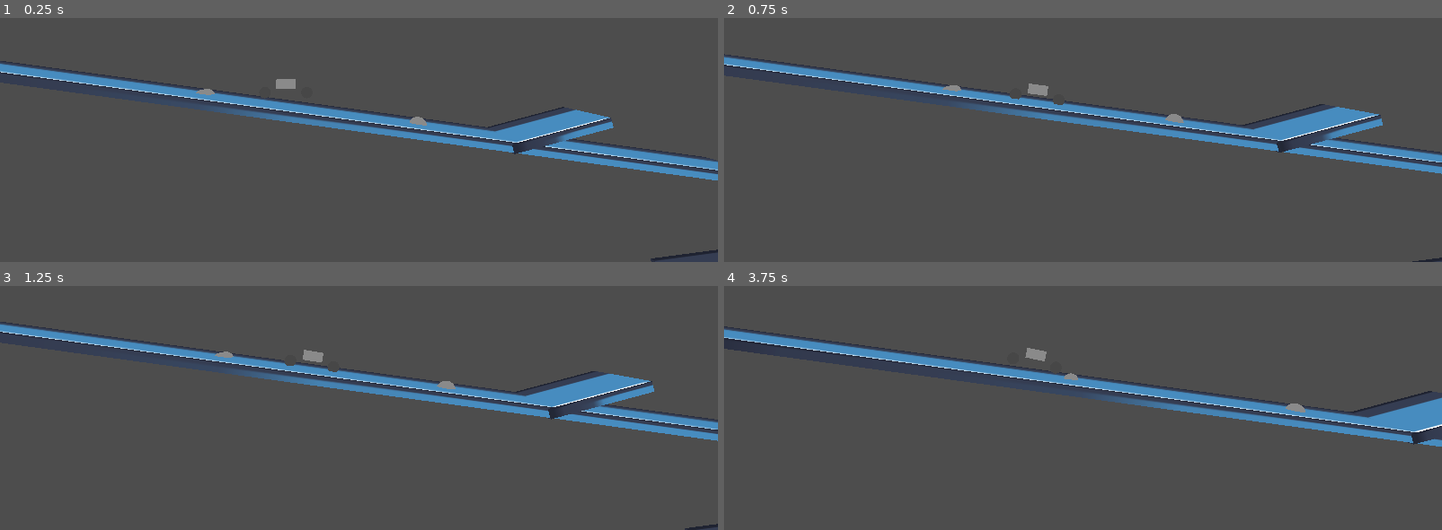
Above: before the commit, frames 1-4 (two rows, left to right).
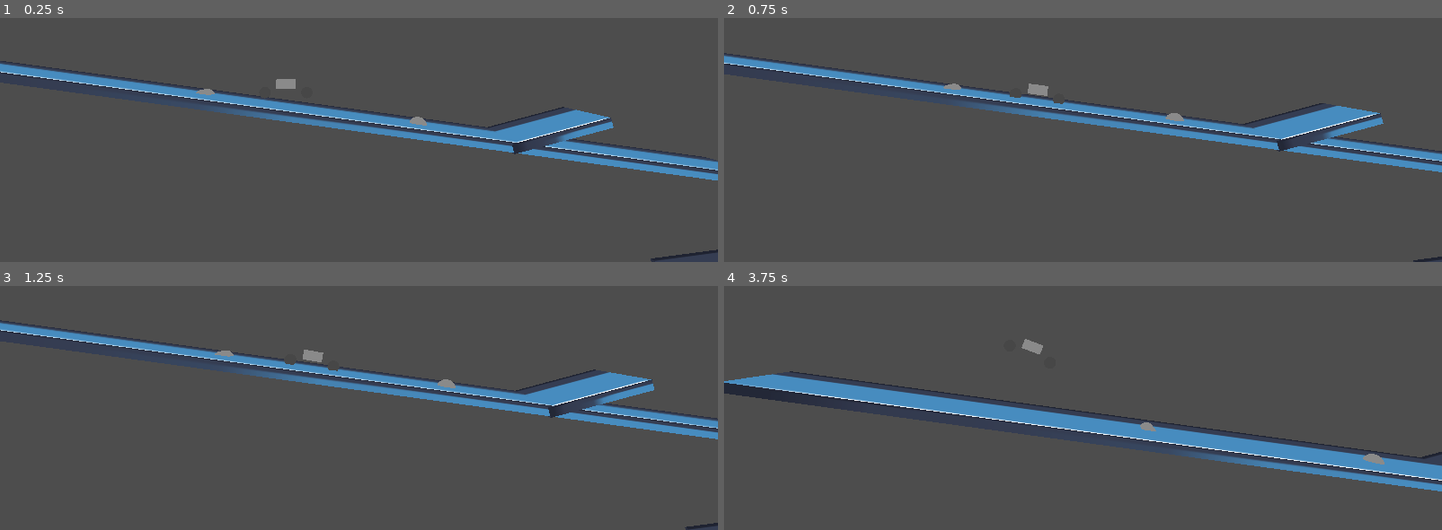
Above: after the commit, the same moments.

Repository: KyleSaki714/brackeysgamejam25-godotgame
Game: Godot game, scene res://World.tscn
The game is run twice, just before and just after one commit, with the same random seed, the same clock (stepped at 60 frames per second) and the same inputs. The engine's default icon, where the game draws it, is replaced by a stand-in: a white triangle on a blue panel in a dark square.
Inputs:
- Up to frame 1 (0.25 s): no input
- Up to frame 2 (0.75 s): hold Right (tilt right) from 0.53 s (still down)
- Up to frame 3 (1.25 s): keep holding Right (tilt right)
- Up to frame 4 (3.75 s): release Right (tilt right) at 1.28 s; hold S (backward) 1.28-2.03 s; hold Right (tilt right) 2.03-2.78 s; hold Up (forward) 2.78-3.53 s; hold Left (tilt left) from 3.53 s (still down)

Frame 1 is identical in both runs. In frame 2, 3.5% of the frame differs, in the area x 0-100%, y 14-100%; in frame 3, 3.9%; in frame 4, 18%, in the area x 0-100%, y 16-85%.

Commit message:
Bike as own scene

Diff:
--- /dev/null
+++ b/Bike.tscn
@@ -0,0 +1,60 @@
+[gd_scene load_steps=6 format=3 uid="uid://dg6p1qquywry7"]
+
+[ext_resource type="Script" path="res://Bike.gd" id="1_i3ogk"]
+
+[sub_resource type="PhysicsMaterial" id="PhysicsMaterial_q1e04"]
+friction = 0.1
+
+[sub_resource type="BoxMesh" id="BoxMesh_b8d4s"]
+size = Vector3(2, 1, 0.5)
+
+[sub_resource type="StandardMaterial3D" id="StandardMaterial3D_3qqb4"]
+albedo_color = Color(0.277528, 0.277528, 0.277528, 1)
+
+[sub_resource type="CylinderMesh" id="CylinderMesh_ybs2l"]
+material = SubResource("StandardMaterial3D_3qqb4")
+
+[node name="Bike" type="VehicleBody3D"]
+transform = Transform3D(1, 0, 0, 0, 1, 0, 0, 0, 1, 0, 0.711944, 0)
+axis_lock_linear_z = true
+axis_lock_angular_x = true
+axis_lock_angular_y = true
+mass = 15.0
+physics_material_override = SubResource("PhysicsMaterial_q1e04")
+center_of_mass_mode = 1
+center_of_mass = Vector3(-0.94, 0, 0)
+script = ExtResource("1_i3ogk")
+
+[node name="MeshInstance3D" type="MeshInstance3D" parent="."]
+transform = Transform3D(1, 0, 0, 0, 1, 0, 0, 0, 1, 0, 0.950065, 0)
+mesh = SubResource("BoxMesh_b8d4s")
+
+[node name="CollisionPolygon3D" type="CollisionPolygon3D" parent="."]
+transform = Transform3D(1, 0, 0, 0, 1, 0, 0, 0, 1, 0, 0.520957, 0)
+polygon = PackedVector2Array(1.71806, -0.710442, 2.73276, -0.687381, 3.0904, -0.203935, 3.12177, 0.51768, 2.68253, 0.988299, 1.99229, 1.01967, 0.564742, 1.08242, 0.596777, 3.70772, -0.417918, 3.00436, -0.977333, 1.08468, -2.36878, 1.01967, -3.04333, 0.611804, -3.0904, -0.0313746, -2.72959, -0.596117, -2.02366, -0.611804, -0.957042, 0.327314, 0.749491, 0.327314)
+
+[node name="VehicleWheel3D" type="VehicleWheel3D" parent="."]
+transform = Transform3D(-6.60333e-08, 0, 1.51066, 0, 1.51066, 0, -1.51066, 0, -6.60333e-08, 2.29294, 0.167224, 0)
+use_as_traction = true
+wheel_radius = 0.6
+
+[node name="MeshInstance3D" type="MeshInstance3D" parent="VehicleWheel3D"]
+transform = Transform3D(-5.32736e-08, -0.127698, -5.32736e-08, 1.21876, -5.58184e-09, 5.32736e-08, -5.32736e-08, -5.58184e-09, 1.21876, 0, 0, 0)
+mesh = SubResource("CylinderMesh_ybs2l")
+
+[node name="VehicleWheel3D2" type="VehicleWheel3D" parent="."]
+transform = Transform3D(-6.60333e-08, 0, 1.51066, 0, 1.51066, 0, -1.51066, 0, -6.60333e-08, -2.25983, 0.167224, 0)
+use_as_traction = true
+wheel_radius = 0.6
+
+[node name="MeshInstance3D" type="MeshInstance3D" parent="VehicleWheel3D2"]
+transform = Transform3D(-5.32736e-08, -0.127698, -5.32736e-08, 1.21876, -5.58184e-09, 5.32736e-08, -5.32736e-08, -5.58184e-09, 1.21876, 0, 0, 0)
+mesh = SubResource("CylinderMesh_ybs2l")
+
+[node name="CamFollowTarget" type="Node3D" parent="."]
+transform = Transform3D(1, 0, 0, 0, 1, 0, 0, 0, 1, 4.26414, 4.57778, 45.572)
+
+[node name="CamLookTarget" type="Node3D" parent="."]
+
+[node name="test" type="Node3D" parent="."]
+transform = Transform3D(1, 0, 0, 0, 1, 0, 0, 0, 1, -0.936092, 0, 0)
--- a/World.tscn
+++ b/World.tscn
@@ -1,7 +1,7 @@
-[gd_scene load_steps=20 format=3 uid="uid://cde7rcehautca"]
+[gd_scene load_steps=16 format=3 uid="uid://cde7rcehautca"]
 
 [ext_resource type="Texture2D" uid="uid://du8r73utf7khp" path="res://icon.svg" id="1_ibwgx"]
-[ext_resource type="Script" path="res://Bike.gd" id="2_q0epj"]
+[ext_resource type="PackedScene" uid="uid://dg6p1qquywry7" path="res://Bike.tscn" id="2_pbg5e"]
 [ext_resource type="Script" path="res://GameCamera.gd" id="3_o6smy"]
 [ext_resource type="Script" path="res://GameManager.gd" id="4_4my16"]
 
@@ -24,18 +24,6 @@
 [sub_resource type="BoxMesh" id="BoxMesh_glb41"]
 material = SubResource("StandardMaterial3D_jyevl")
 size = Vector3(10, 1, 10)
-
-[sub_resource type="PhysicsMaterial" id="PhysicsMaterial_q1e04"]
-friction = 0.1
-
-[sub_resource type="BoxMesh" id="BoxMesh_b8d4s"]
-size = Vector3(2, 1, 0.5)
-
-[sub_resource type="StandardMaterial3D" id="StandardMaterial3D_3qqb4"]
-albedo_color = Color(0.277528, 0.277528, 0.277528, 1)
-
-[sub_resource type="CylinderMesh" id="CylinderMesh_ybs2l"]
-material = SubResource("StandardMaterial3D_3qqb4")
 
 [sub_resource type="Environment" id="Environment_3mh0e"]
 ambient_light_source = 3
@@ -84,50 +72,7 @@
 [node name="MeshInstance3D" type="MeshInstance3D" parent="ramp"]
 mesh = SubResource("BoxMesh_glb41")
 
-[node name="Bike" type="VehicleBody3D" parent="."]
-transform = Transform3D(1, 0, 0, 0, 1, 0, 0, 0, 1, 0, 0.711944, 0)
-axis_lock_linear_z = true
-axis_lock_angular_x = true
-axis_lock_angular_y = true
-mass = 15.0
-physics_material_override = SubResource("PhysicsMaterial_q1e04")
-center_of_mass_mode = 1
-center_of_mass = Vector3(-0.94, 0, 0)
-script = ExtResource("2_q0epj")
-
-[node name="MeshInstance3D" type="MeshInstance3D" parent="Bike"]
-transform = Transform3D(1, 0, 0, 0, 1, 0, 0, 0, 1, 0, 0.950065, 0)
-mesh = SubResource("BoxMesh_b8d4s")
-
-[node name="CollisionPolygon3D" type="CollisionPolygon3D" parent="Bike"]
-transform = Transform3D(1, 0, 0, 0, 1, 0, 0, 0, 1, 0, 0.387584, 0)
-polygon = PackedVector2Array(1.71806, -0.710442, 2.73276, -0.687381, 3.0904, -0.203935, 3.12177, 0.51768, 2.68253, 0.988299, 1.99229, 1.01967, 0.564742, 1.08242, 0.596777, 3.70772, -0.417918, 3.00436, -0.977333, 1.08468, -2.36878, 1.01967, -3.04333, 0.611804, -3.0904, -0.0313746, -2.72959, -0.596117, -2.02366, -0.611804, -0.957042, 0.327314, 0.749491, 0.327314)
-
-[node name="VehicleWheel3D" type="VehicleWheel3D" parent="Bike"]
-transform = Transform3D(-6.60333e-08, 0, 1.51066, 0, 1.51066, 0, -1.51066, 0, -6.60333e-08, 2.29294, 0.167224, 0)
-use_as_traction = true
-wheel_radius = 0.6
-
-[node name="MeshInstance3D" type="MeshInstance3D" parent="Bike/VehicleWheel3D"]
-transform = Transform3D(-5.32736e-08, -0.127698, -5.32736e-08, 1.21876, -5.58184e-09, 5.32736e-08, -5.32736e-08, -5.58184e-09, 1.21876, 0, 0, 0)
-mesh = SubResource("CylinderMesh_ybs2l")
-
-[node name="VehicleWheel3D2" type="VehicleWheel3D" parent="Bike"]
-transform = Transform3D(-6.60333e-08, 0, 1.51066, 0, 1.51066, 0, -1.51066, 0, -6.60333e-08, -2.25983, 0.167224, 0)
-use_as_traction = true
-wheel_radius = 0.6
-
-[node name="MeshInstance3D" type="MeshInstance3D" parent="Bike/VehicleWheel3D2"]
-transform = Transform3D(-5.32736e-08, -0.127698, -5.32736e-08, 1.21876, -5.58184e-09, 5.32736e-08, -5.32736e-08, -5.58184e-09, 1.21876, 0, 0, 0)
-mesh = SubResource("CylinderMesh_ybs2l")
-
-[node name="CamFollowTarget" type="Node3D" parent="Bike"]
-transform = Transform3D(1, 0, 0, 0, 1, 0, 0, 0, 1, 4.26414, 4.57778, 45.572)
-
-[node name="CamLookTarget" type="Node3D" parent="Bike"]
-
-[node name="test" type="Node3D" parent="Bike"]
-transform = Transform3D(1, 0, 0, 0, 1, 0, 0, 0, 1, -0.936092, 0, 0)
+[node name="Bike" parent="." instance=ExtResource("2_pbg5e")]
 
 [node name="WorldEnvironment" type="WorldEnvironment" parent="."]
 environment = SubResource("Environment_3mh0e")
@@ -174,3 +119,5 @@
 transform = Transform3D(1, 0, 0, 0, 1, 0, 0, 0, 1, 0.871962, 0.454278, -0.793627)
 depth = 3.0
 polygon = PackedVector2Array(5.68502, 2.05532, 10.887, -3.23599, -5.0723, -0.905307, -17.1459, 1.14043, -12.7513, 12.3225, -9.1397, 7.80209, -1.80736, 6.32335)
+
+[editable path="Bike"]
